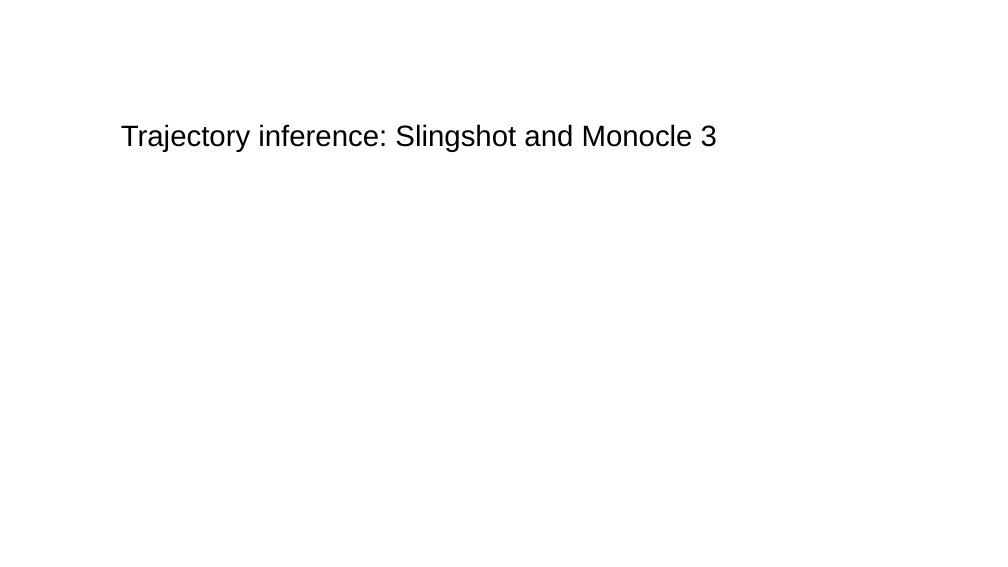
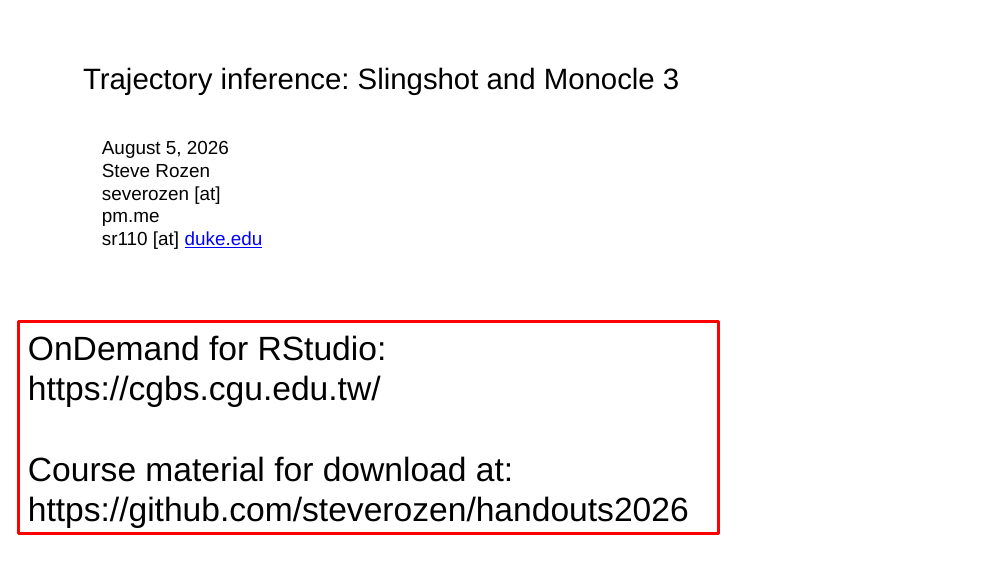
Before and after one commit to steverozen/handouts2026, a slide deck: slide 1 of wed_aug_5_morning_tutorials/Steve_Rozen_R_trajectory_inference_2026_08_05.pptx. Drawn at 1008x567 pixels with LibreOffice and Linux fonts; fonts in the diff are those of the drawing. Boxes give left, top, right and bottom in pixels: in the first picture for what was removed or moved away, otherwise in the second. Text is boxed around its words. In the diff, an @@ line names an element or a change of style, - is before the commit and + after.

```diff
--- a/wed_aug_5_morning_tutorials/Steve_Rozen_R_trajectory_inference_2026_08_05.pptx
+++ b/wed_aug_5_morning_tutorials/Steve_Rozen_R_trajectory_inference_2026_08_05.pptx
@@ text "Trajectory inference: Slingshot and Monocle ...": place and size @@
-text "Trajectory inference: Slingshot and Monocle ..." at bbox=[121, 124, 717, 151]
+text "Trajectory inference: Slingshot and Monocle ..." at bbox=[83, 67, 679, 95]
@@ text added at bbox=[102, 140, 263, 249], 18 pt, text #000000 @@
+August 5, 2026
+Steve Rozen
+severozen [at] pm.me
+sr110 [at] duke.edu
@@ rectangle added at bbox=[19, 321, 718, 534], outline #FF0000 2.89 pt, 32 pt, text #000000 @@
+OnDemand for RStudio:
+https://cgbs.cgu.edu.tw/
+Course material for download at:
+https://github.com/steverozen/handouts2026
```
Also in this commit, not shown: 6 other slides changed, 15 other files.
